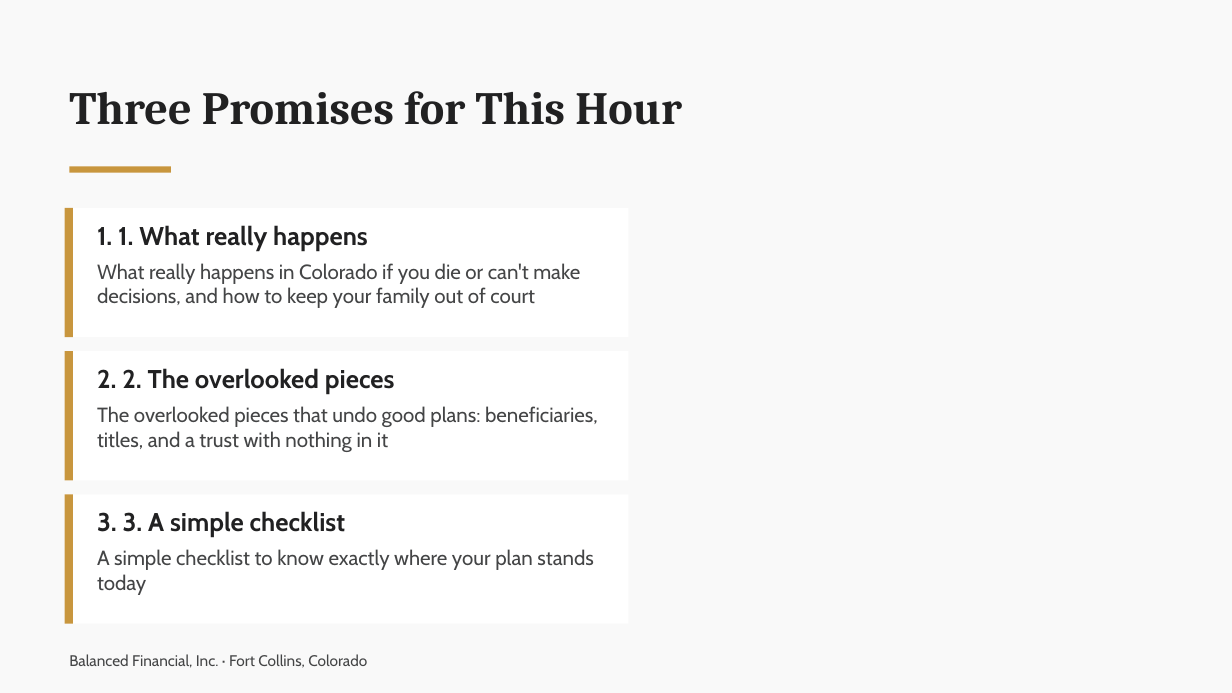
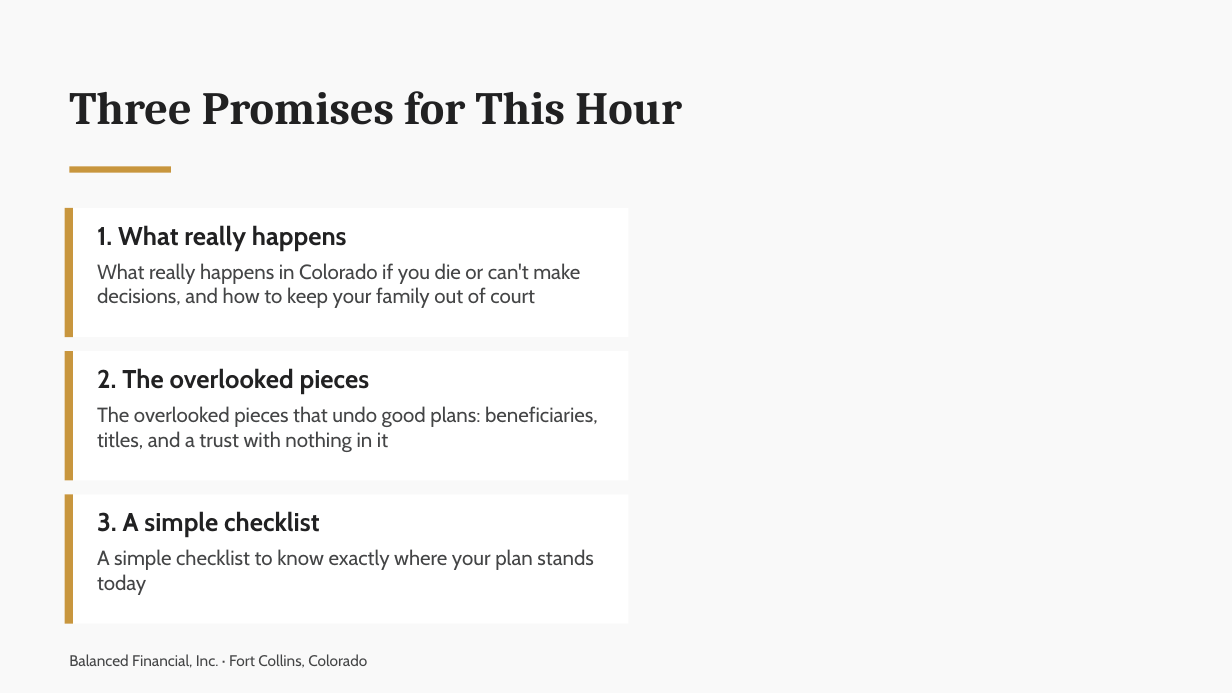
Before and after one commit to Biblebreathing/anywhere-advisor-template, a slide deck: slide 8 of clients/greg-anderson/06-webinars/estate-planning/build/who-decides-when-you-can-t.pptx. Drawn at 1232x693 pixels with LibreOffice and Linux fonts; fonts in the diff are those of the drawing. Boxes give left, top, right and bottom in pixels: in the first picture for what was removed or moved away, otherwise in the second. Text is boxed around its words. In the diff, an @@ line names an element or a change of style, - is before the commit and + after.

```diff
--- a/clients/greg-anderson/06-webinars/estate-planning/build/who-decides-when-you-can-t.pptx
+++ b/clients/greg-anderson/06-webinars/estate-planning/build/who-decides-when-you-can-t.pptx
@@ text at (97, 225, 347, 251): text changed @@
-1. 1. What really happens
+1. What really happens
@@ text at (97, 368, 370, 394): text changed @@
-2. 2. The overlooked pieces
+2. The overlooked pieces
@@ text at (97, 511, 319, 537): text changed @@
-3. 3. A simple checklist
+3. A simple checklist
```
Also in this commit, not shown: 4 other slides changed, 22 other files.
